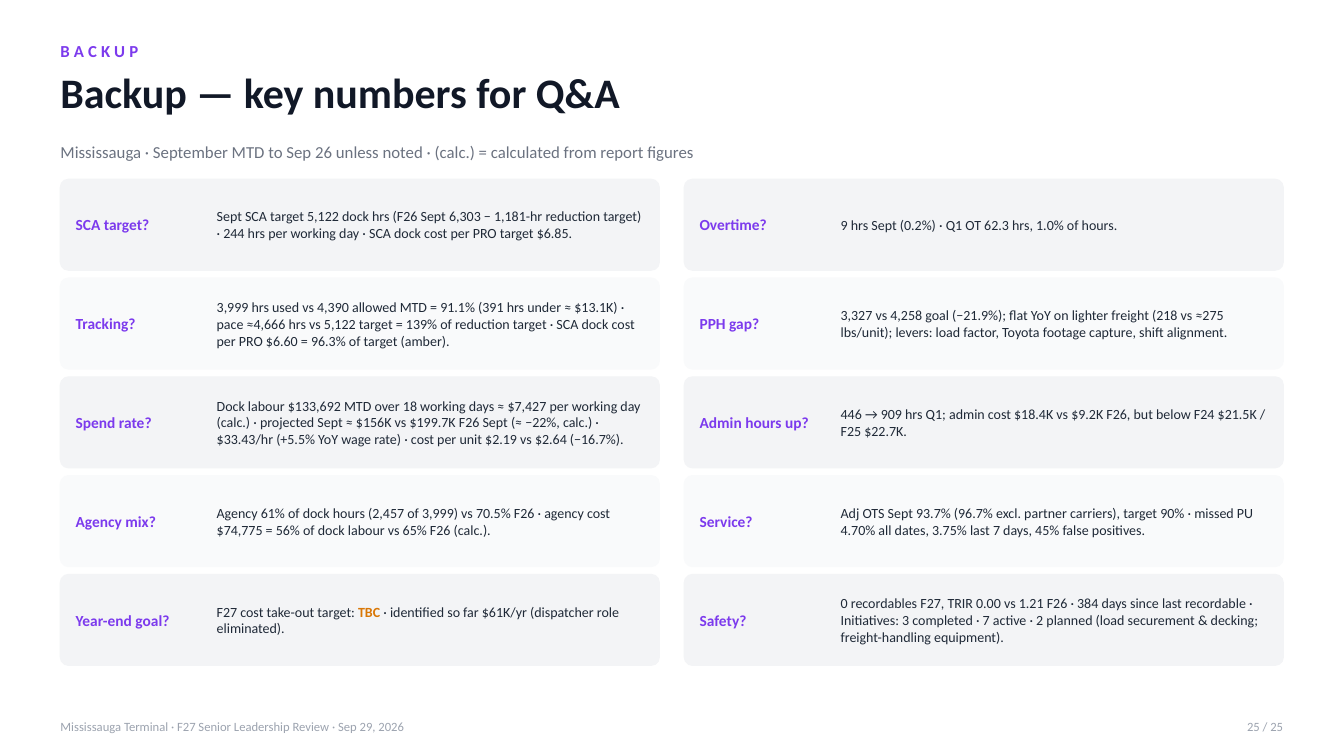
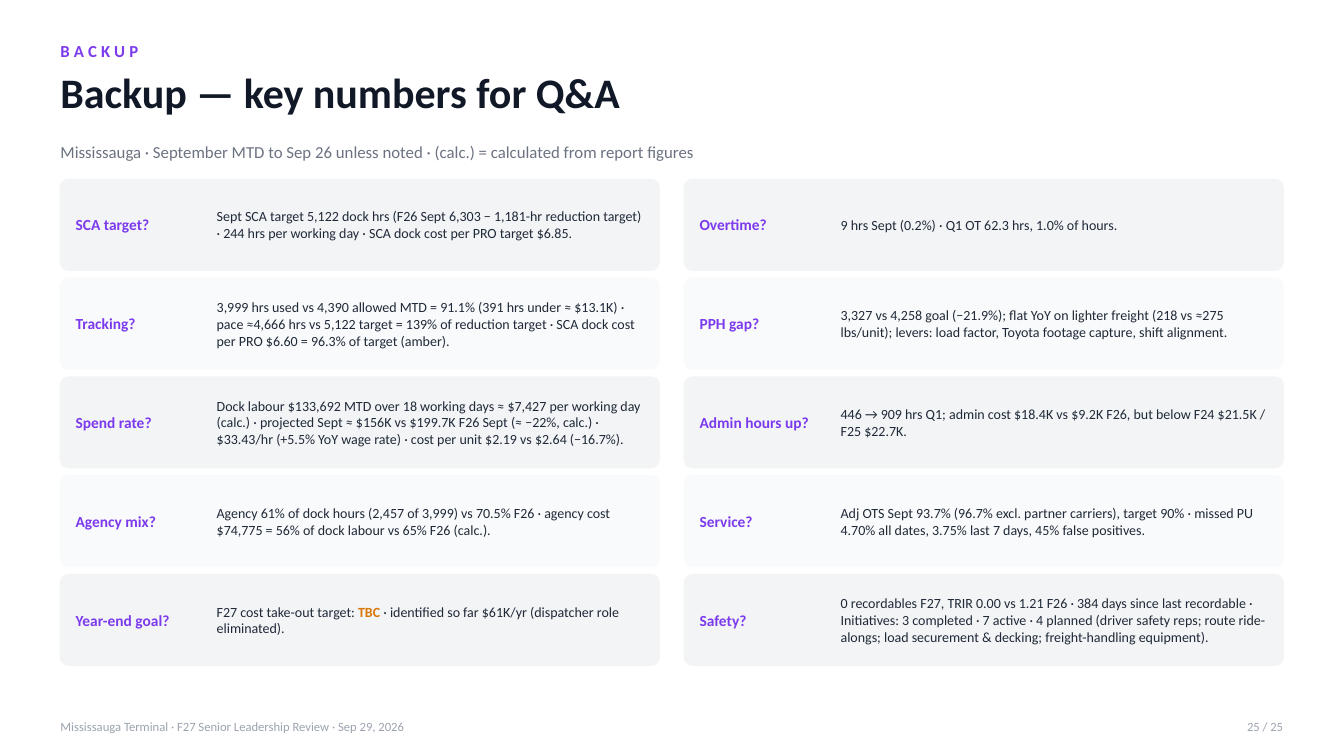
Before and after one commit to FuoriclasseX/mississauga-terminal-f26-cost-transformation-dashboard, a slide deck: slide 25 of presentation/Mississauga_F27_Leadership_Review_Sep29.pptx. Drawn at 1344x756 pixels with LibreOffice and Linux fonts; fonts in the diff are those of the drawing. Boxes give left, top, right and bottom in pixels: in the first picture for what was removed or moved away, otherwise in the second. Text is boxed around its words. In the diff, an @@ line names an element or a change of style, - is before the commit and + after.

```diff
--- a/presentation/Mississauga_F27_Leadership_Review_Sep29.pptx
+++ b/presentation/Mississauga_F27_Leadership_Review_Sep29.pptx
@@ text at (841, 598, 1266, 645): text changed @@
-0 recordables F27, TRIR 0.00 vs 1.21 F26 · 384 days since last recordable · Initiatives: 3 completed · 7 active · 2 planned (load securement & decking; freight-handling equipment).
+0 recordables F27, TRIR 0.00 vs 1.21 F26 · 384 days since last recordable · Initiatives: 3 completed · 7 active · 4 planned (driver safety reps; route ride-alongs; load securement & decking; freight-handling equipment).
```
Also in this commit, not shown: 1 other slide changed.
